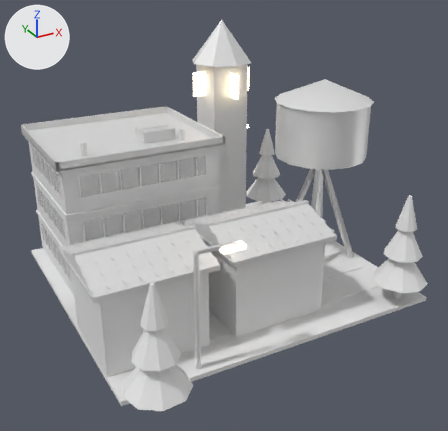
Before and after pictures for a commit that changed the FBX model Assets/Art/KayseriIsland/Models/Copper/Phase2/Civic_P2.fbx.
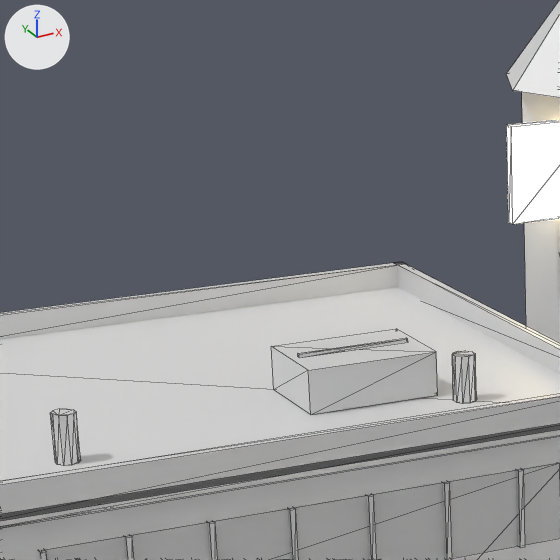
Old and new are each drawn whole from a 50 mm lens placed at (-60.5, -18.8, 36.2), pointed at (-40.2, 18.2, 17.7) and again close up on the part from 15% to 46% of the width and 10% to 42% of the height. Arrows for +X, +Y and +Z are at upper left; the lights stay in place. The last two pictures show the newer version. The close-ups show mesh edges as thin lines. Where no turn or scale is listed for an object, it has been applied to the vertices. Vertices at exactly the same position are counted once.

In view in the first close-up: 'Civic.Hall', 'Civic.Tower'.
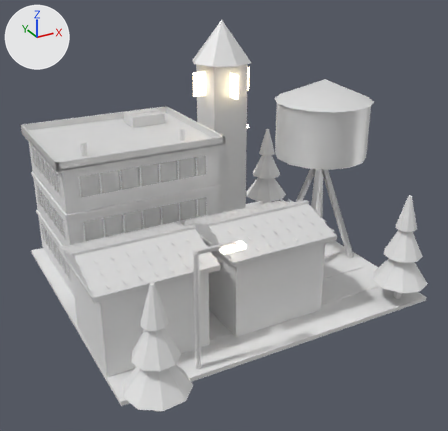
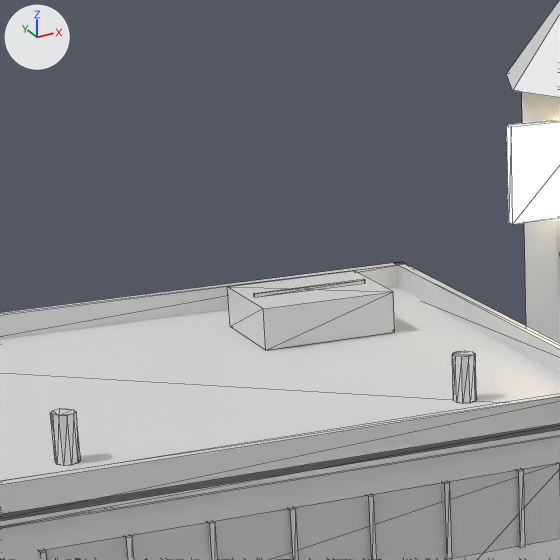
Patch to the scene script:
```diff
--- a/Assets/Art/KayseriIsland/Models/Copper/Phase2/Civic_P2.fbx.py
+++ b/Assets/Art/KayseriIsland/Models/Copper/Phase2/Civic_P2.fbx.py
@@ me_civic_hall_001 @@
 me_civic_hall_001.from_pydata(...)  # 512 vertices, 792 faces; spans x -6.4..6.4, y -5.4..6.5, z 0.0..11.23
 # used by ob_civic_hall; location = (-45.0, 26.26, 12.07)
+# me_civic_hall_001 part 1: the loose piece of 8 vertices spanning x 0.92..3.5, y -2.75..-0.89, z 10.32..11.18 is scaled about its middle by (1.09, 1.09, 1), then moved by (0.99, 4.6, 0.0)
+# me_civic_hall_001 part 2: the loose piece of 8 vertices spanning x 1.1..3.32, y -1.86..-1.79, z 11.16..11.23 is scaled about its middle by (1.09, 1, 1), then moved by (0.99, 4.6, 0.0)
 me_civic_hall_001.materials.append(mat_offwhite)
```

Changed parts and their boxes [x1, y1, x2, y2] in the close-ups (560 x 560 px; the box of a moved part takes in the faces that stretch with it):
part 1 of me_civic_hall_001, moved or reshaped: before [271, 329, 438, 415]; after [227, 271, 395, 350]
part 2 of me_civic_hall_001, moved or reshaped: before [298, 338, 408, 357]; after [254, 279, 365, 297]
